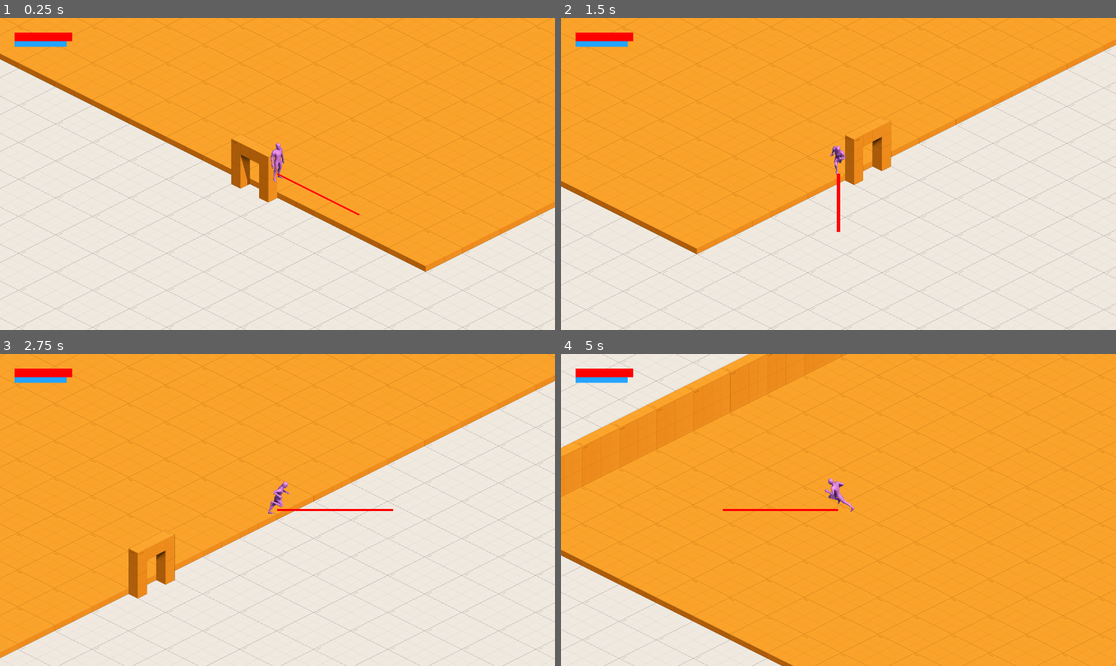
Above: before the commit, frames 1-4 (two rows, left to right).
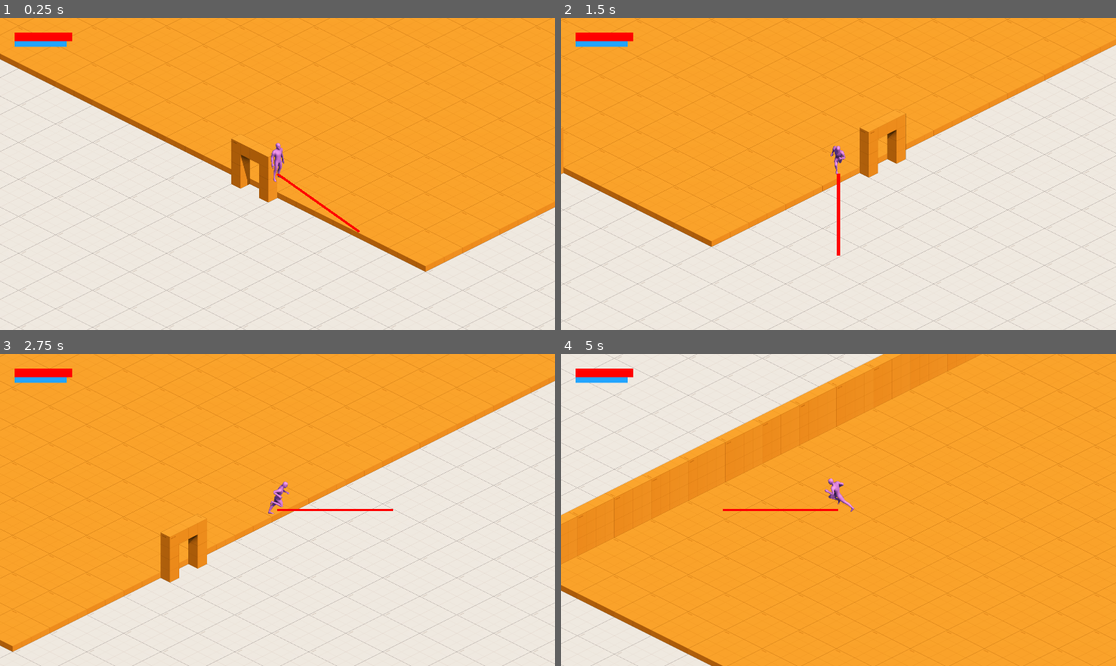
Above: after the commit, the same moments.

Repository: InjustFr/natures-champion
Game: Godot game, scene res://game.tscn
The game is run twice, just before and just after one commit, with the same random seed, the same clock (stepped at 60 frames per second) and the same inputs.
Inputs (mouse positions are in pixels of both pictures, inside the frame that each line leads up to):
- Up to frame 1 (0.25 s): no input
- Up to frame 2 (1.5 s): tap Enter at 0.5 s; move the mouse to (960, 158) at 0.52 s; hold D (move_right) 0.53-1.28 s; hold R (transform) 0.53-1.28 s; move the mouse to (727, 189) at 1.27 s; hold S (move_down) from 1.28 s (still down); click (727, 189) at 1.35 s
- Up to frame 3 (2.75 s): tap R (transform) at 1.55 s; move the mouse to (333, 441) at 2.02 s; release S (move_down) at 2.03 s; hold D (move_right) from 2.03 s (still down); hold R (transform) from 2.03 s (still down); tap O (cast) at 2.1 s
- Up to frame 4 (5 s): move the mouse to (810, 572) at 2.77 s; release D (move_right) at 2.78 s; release R (transform) at 2.78 s; hold W (move_up) 2.78-3.53 s; tap Space (dash) at 2.85 s; tap R (transform) at 3.05, 3.8, 4.35 s; move the mouse to (1005, 556) at 3.52 s; hold E (interact) 3.53-4.28 s; hold A (move_left) from 3.53 s (still down); move the mouse to (672, 463) at 4.27 s

The runs differ from the first frame. In frame 1, 0.2% of the frame differs, in the area x 49-65%, y 50-69%; in frame 2, 4.5%; in frame 3, 2.7%; in frame 4, 18%, in the area x 0-100%, y 0-100%.
Error in both runs: Invalid access to property or key 'speed' on a base object of type 'Nil'. (res://entities/player/components/dashing_component.gd:19)

Commit message:
fix(core): change transform matrix to an accurate one

Diff:
--- a/misc/utils.gd
+++ b/misc/utils.gd
@@ -1,8 +1,10 @@
 extends Node
 
 
-const transform_matrix: Transform2D = Transform2D(Vector2(1/sqrt(2),0.5/sqrt(2)), Vector2(-1/sqrt(2),0.5/sqrt(2)), Vector2(0,0))
-const inverse_transform_matrix: Transform2D = Transform2D(Vector2(sqrt(2)/2,-sqrt(2)/2), Vector2(sqrt(2),sqrt(2)), Vector2(0,0))
+const transform_matrix: Transform2D = Transform2D(Vector2(1/sqrt(2),0.5), Vector2(-1/sqrt(2),0.5), Vector2(0,0))
+#const transform_matrix: Transform2D = Transform2D(Vector2(1,0), Vector2(0,1/sqrt(2)), Vector2(0,0)) * Transform2D(PI / 4, Vector2(0,0))
+const inverse_transform_matrix: Transform2D = Transform2D(Vector2(sqrt(2)/2,-sqrt(2)/2), Vector2(1,1), Vector2(0,0))
+
 
 
 enum DoorOrientation { LEFT, RIGHT }
